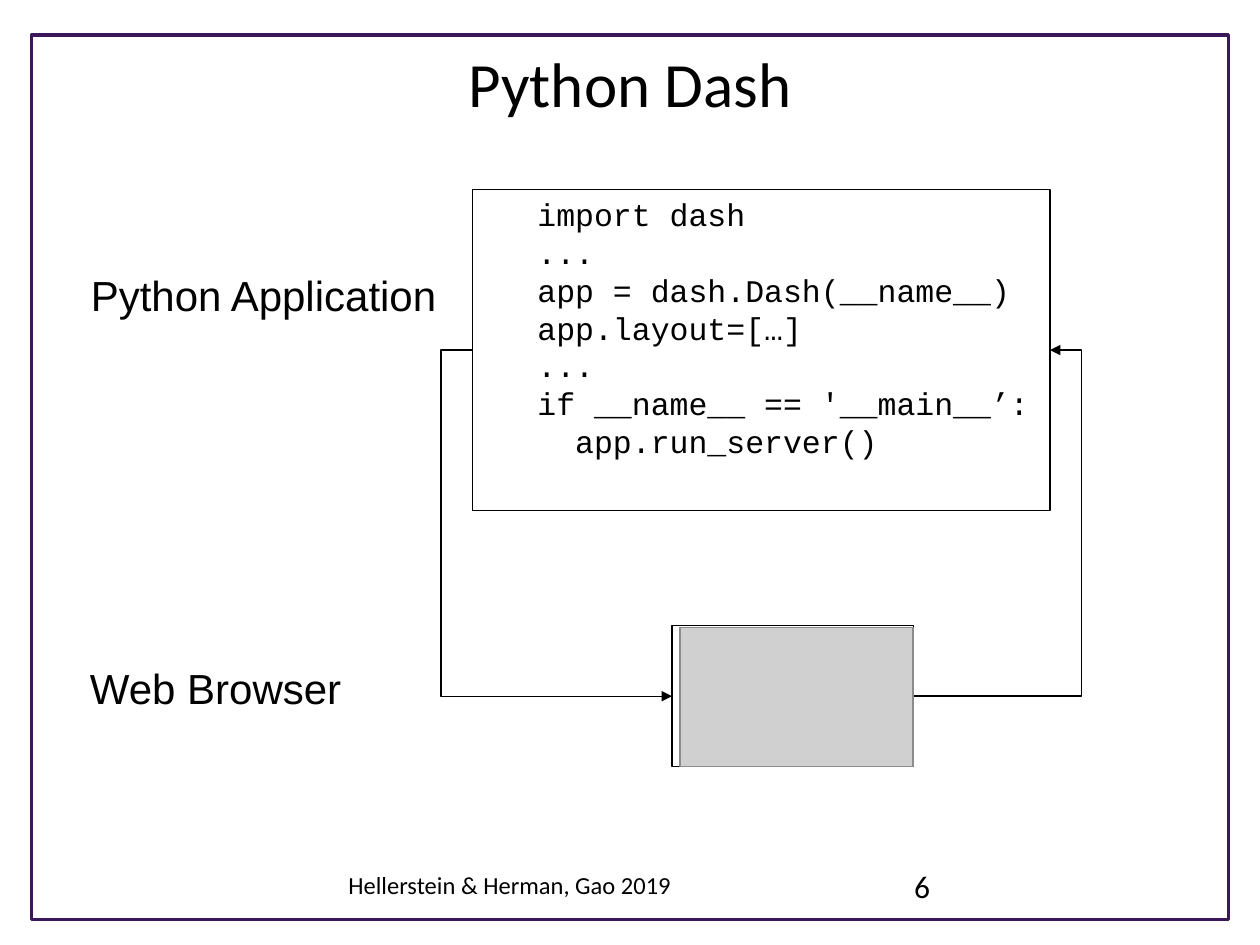
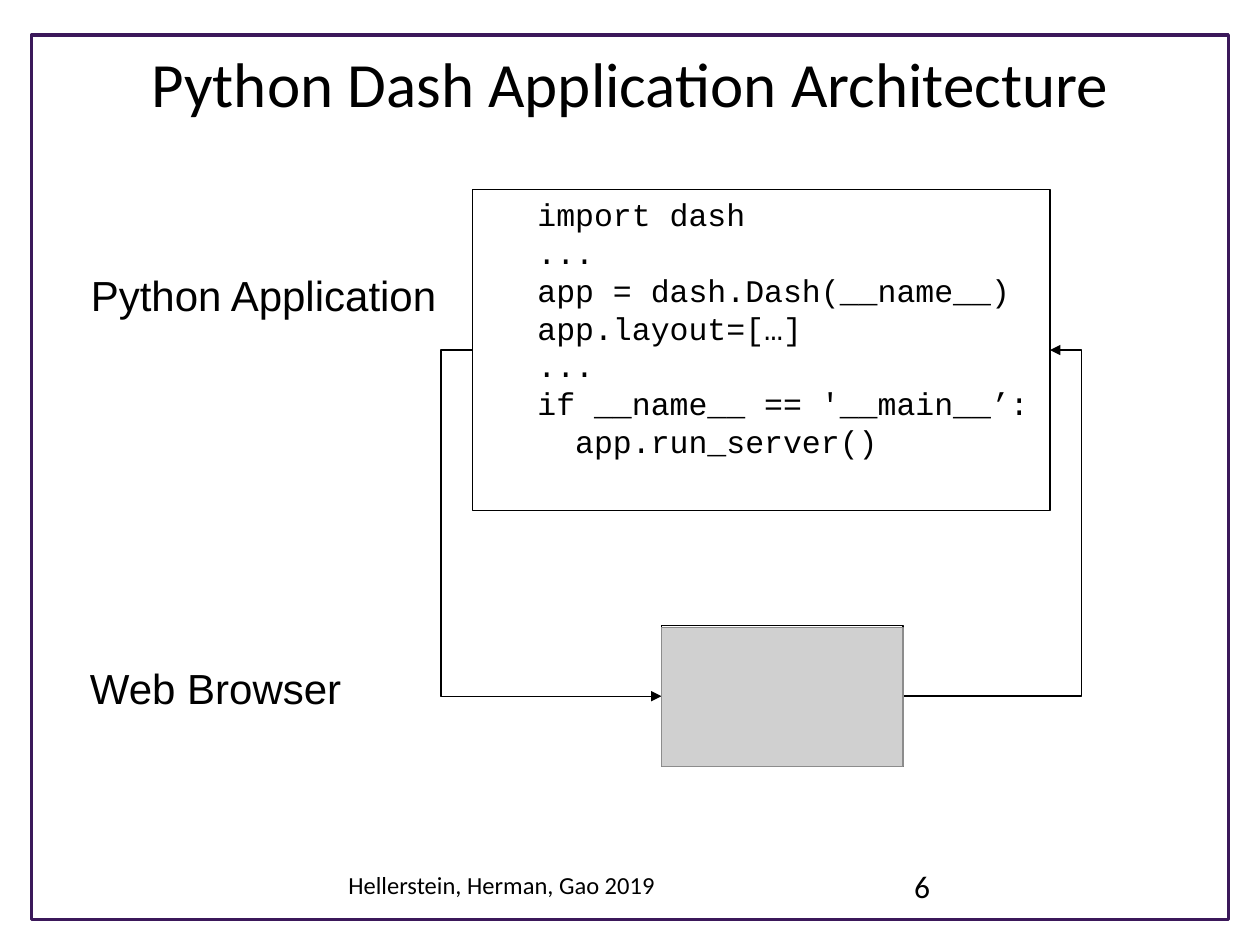
Before and after one commit to UWSEDS/LectureNotes, a slide deck: slide 6 of DASH_visualizations/DASH Visualizations.pptx. Drawn at 1260x945 pixels with LibreOffice and Linux fonts; fonts in the diff are those of the drawing; grey boxes stand for pictures; background and template pictures are left out. Boxes give left, top, right and bottom in pixels: in the first picture for what was removed or moved away, otherwise in the second. Text is boxed around its words. In the diff, an @@ line names an element or a change of style, - is before the commit and + after.

Commit message:
Updated Dash slides

```diff
--- a/DASH_visualizations/DASH Visualizations.pptx
+++ b/DASH_visualizations/DASH Visualizations.pptx
@@ title at [151,63,1107,117]: text changed @@
-Python Dash
+Python Dash Application Architecture
@@ elbow arrow moved from (472, 350) - (672, 697) to (472, 350) - (662, 697) @@
@@ elbow arrow moved from (914, 697) - (1050, 350) to (903, 697) - (1050, 350) @@
@@ picture: place and size @@
-picture at [680,627,914,766]
+picture at [662,627,903,766]
@@ rectangle: place and size @@
-rectangle at [672,626,914,767]
+rectangle at [662,626,903,767]
@@ text at [348,877,655,897]: text changed @@
-Hellerstein & Herman, Gao 2019
+Hellerstein, Herman, Gao 2019
```
Also in this commit, not shown: 5 other slides changed.
